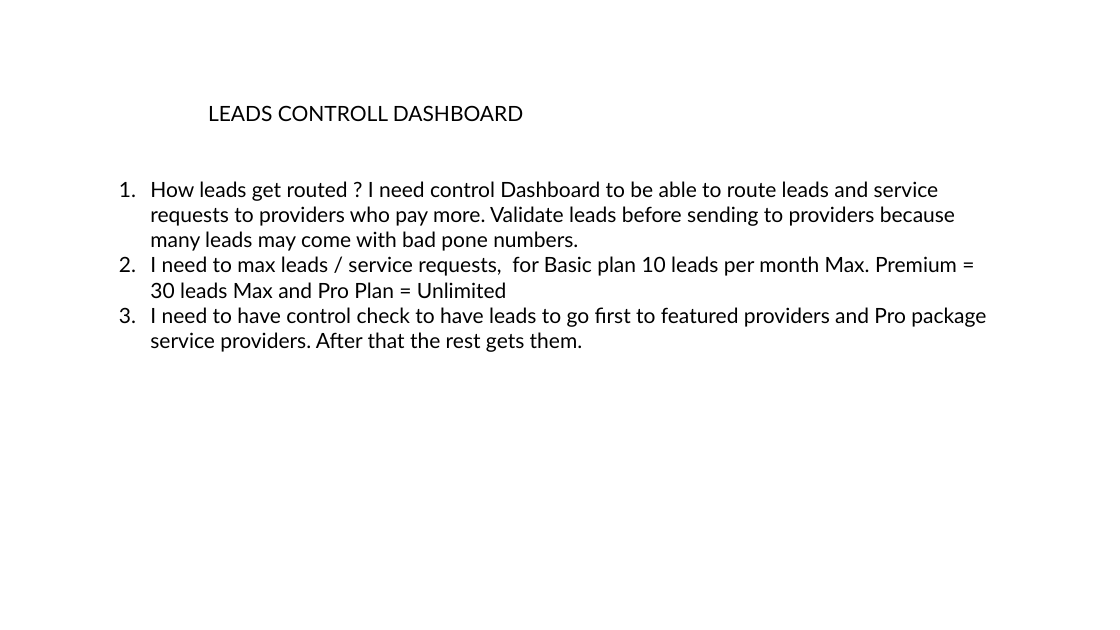
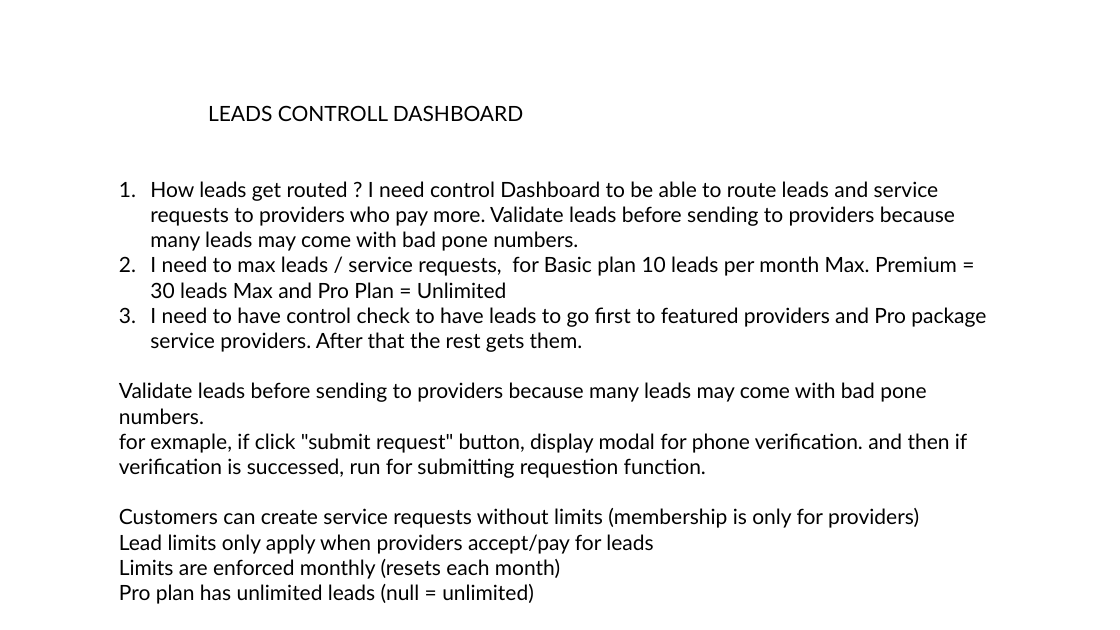
Before and after one commit to HpSoftware111/Services_provider_site_react, a slide deck: slide 6 of Pshae-2_Review-1.pptx. Drawn at 1120x630 pixels with LibreOffice and Linux fonts; fonts in the diff are those of the drawing. Boxes give left, top, right and bottom in pixels: in the first picture for what was removed or moved away, otherwise in the second. Text is boxed around its words. In the diff, an @@ line names an element or a change of style, - is before the commit and + after.

```diff
--- a/Pshae-2_Review-1.pptx
+++ b/Pshae-2_Review-1.pptx
@@ text at box(119, 382, 967, 604): paragraphs added @@
+Validate leads before sending to providers because many leads may come with bad pone numbers.
+for exmaple, if click "submit request" button, display modal for phone verification. and then if verification is successed, run for submitting requestion function.
+Customers can create service requests without limits (membership is only for providers)
+Lead limits only apply when providers accept/pay for leads
+Limits are enforced monthly (resets each month)
+Pro plan has unlimited leads (null = unlimited)
```
Also in this commit, not shown: 1 slide added, 21 other files.
